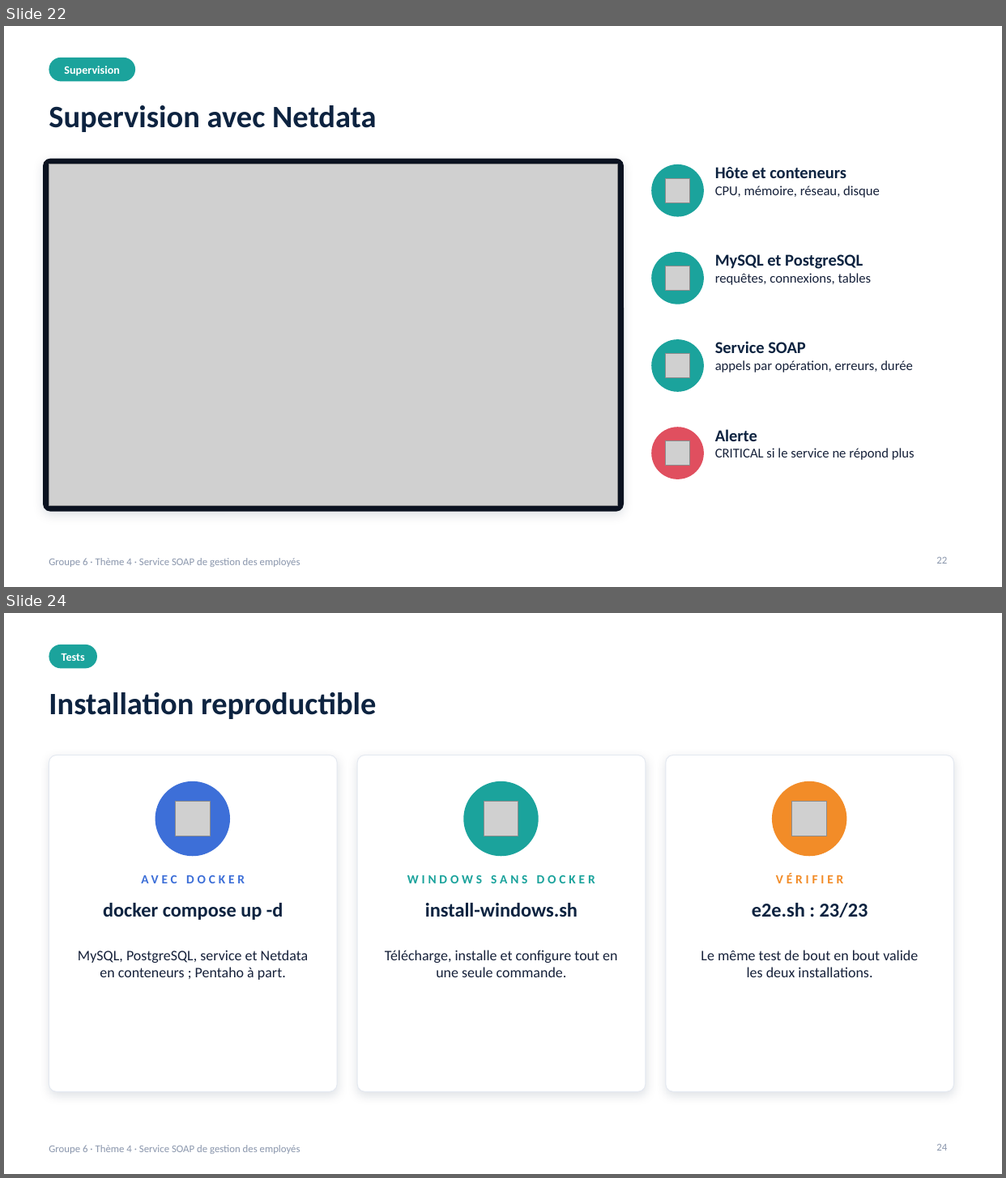
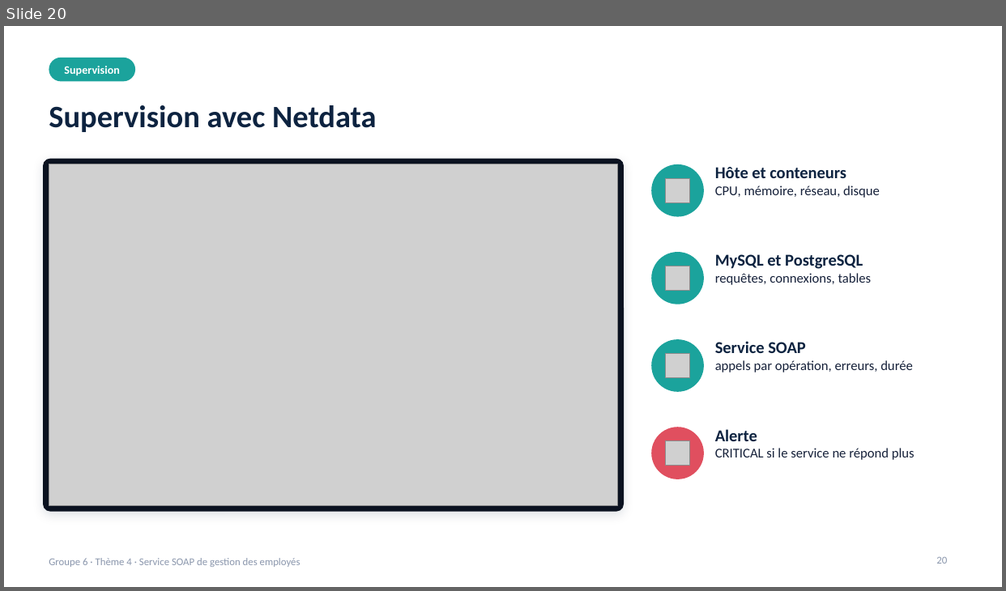
Before and after one commit to malickabdoul/employee-soap-servic, a slide deck: presentation/presentation-theme4-groupe6.pptx. Shown one above the other, each under a label of ours: slides 22 and 24 before the commit, slide 20 after it; the slides between them are not shown. The pictures are 1006x1178 and 1006x591 pixels, drawn with LibreOffice and Linux fonts; fonts in the diff are those of the drawing; grey boxes stand for pictures; background and template pictures are left out. Boxes give left, top, right and bottom in pixels: in the first picture for what was removed or moved away, otherwise in the second. Text is boxed around its words. In the diff, an @@ line names an element or a change of style, - is before the commit and + after.

```diff
--- a/presentation/presentation-theme4-groupe6.pptx
+++ b/presentation/presentation-theme4-groupe6.pptx
@@ slide 24 removed at (4,613,1002,1174), background #FFFFFF; not listed: 1 template element that a slide beside it also shows @@
@@ rounded rectangle removed at (49,645,98,668) @@
@@ text removed at (62,653,85,661) @@
-Tests
@@ title removed at (49,692,376,719) @@
-Installation reproductible
@@ rounded rectangle removed at (49,756,337,1093) @@
@@ rounded rectangle removed at (357,756,646,1093) @@
@@ rounded rectangle removed at (666,756,954,1093) @@
@@ ellipse removed at (155,781,230,856) @@
@@ ellipse removed at (463,781,539,856) @@
@@ ellipse removed at (772,781,847,856) @@
@@ picture removed at (176,802,210,836) @@
@@ picture removed at (484,802,518,836) @@
@@ picture removed at (792,802,827,836) @@
@@ text removed at (141,875,245,884) @@
-AVEC DOCKER
@@ text removed at (407,875,595,884) @@
-WINDOWS SANS DOCKER
@@ text removed at (776,873,844,884) @@
-VÉRIFIER
@@ text removed at (103,903,283,920) @@
-docker compose up -d
@@ text removed at (425,903,577,917) @@
-install-windows.sh
@@ text removed at (752,903,868,918) @@
-e2e.sh : 23/23
@@ text removed at (78,950,309,980) @@
-MySQL, PostgreSQL, service et Netdata en conteneurs ; Pentaho à part.
@@ text removed at (385,950,617,977) @@
-Télécharge, installe et configure tout en une seule commande.
@@ text removed at (701,950,918,977) @@
-Le même test de bout en bout valide les deux installations.
@@ page number removed at (936,1144,947,1151) @@
-24
@@ what was slide 22 is now slide 20 @@
@@ page number at (936,557,947,564): text changed @@
-22
+20
```
Also in this commit, not shown: 7 slides changed, 3 other slides removed.
